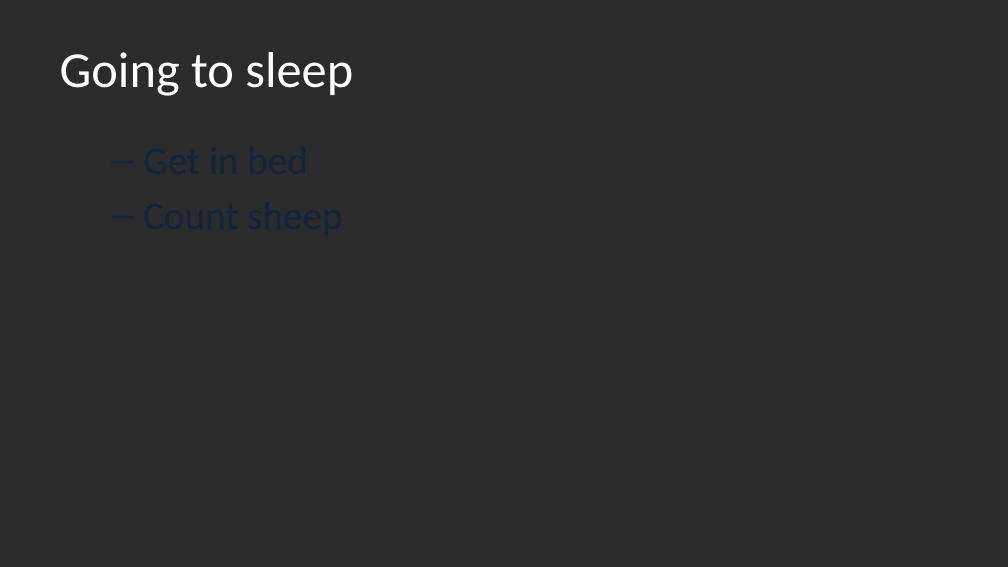
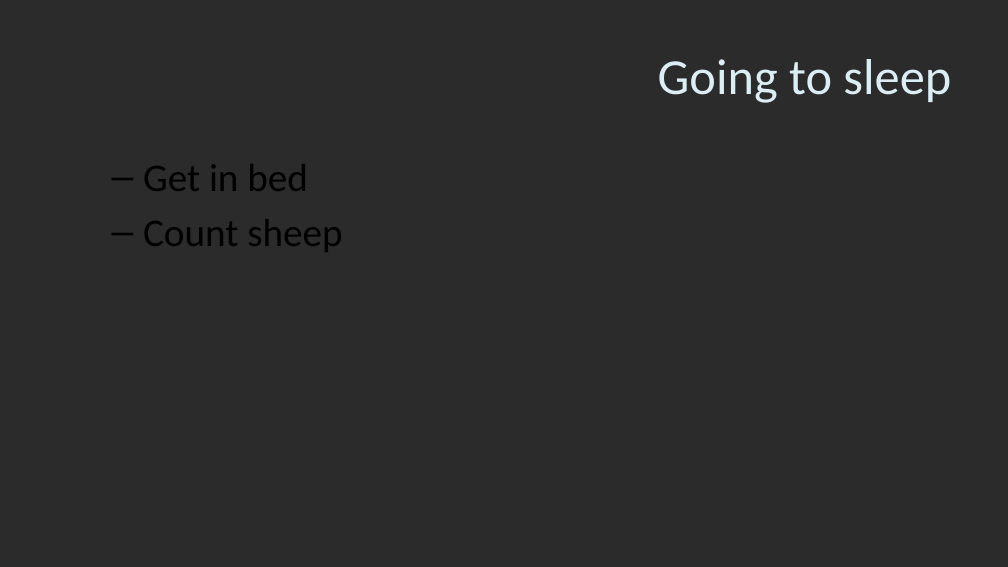
Before and after one commit to Aman9das/FinalSemStatProject2022, a slide deck: slide 8 of Formal/Prototype_Presentation.pptx. Drawn at 1008x567 pixels with LibreOffice and Linux fonts; fonts in the diff are those of the drawing; background and template pictures are left out; a plain dark background stands for a picture behind light text. Boxes give left, top, right and bottom in pixels: in the first picture for what was removed or moved away, otherwise in the second. Text is boxed around its words. In the diff, an @@ line names an element or a change of style, - is before the commit and + after.

```diff
--- a/Formal/Prototype_Presentation.pptx
+++ b/Formal/Prototype_Presentation.pptx
@@ title "Going to sleep" moved from (x1=60, y1=52, x2=353, y2=96) to (x1=658, y1=59, x2=951, y2=103) @@
@@ title "Going to sleep" at (x1=658, y1=59, x2=951, y2=103): text colour #FFFFFF to #DBEEF4; alignment left to right @@
@@ text "Get in bed" moved from (x1=51, y1=130, x2=961, y2=527) to (x1=143, y1=164, x2=342, y2=252) @@
@@ text "Get in bed" at (x1=143, y1=164, x2=342, y2=252): text colour #0F243E to #000000 @@
```
Also in this commit, not shown: 7 other slides changed, 7 other files.
